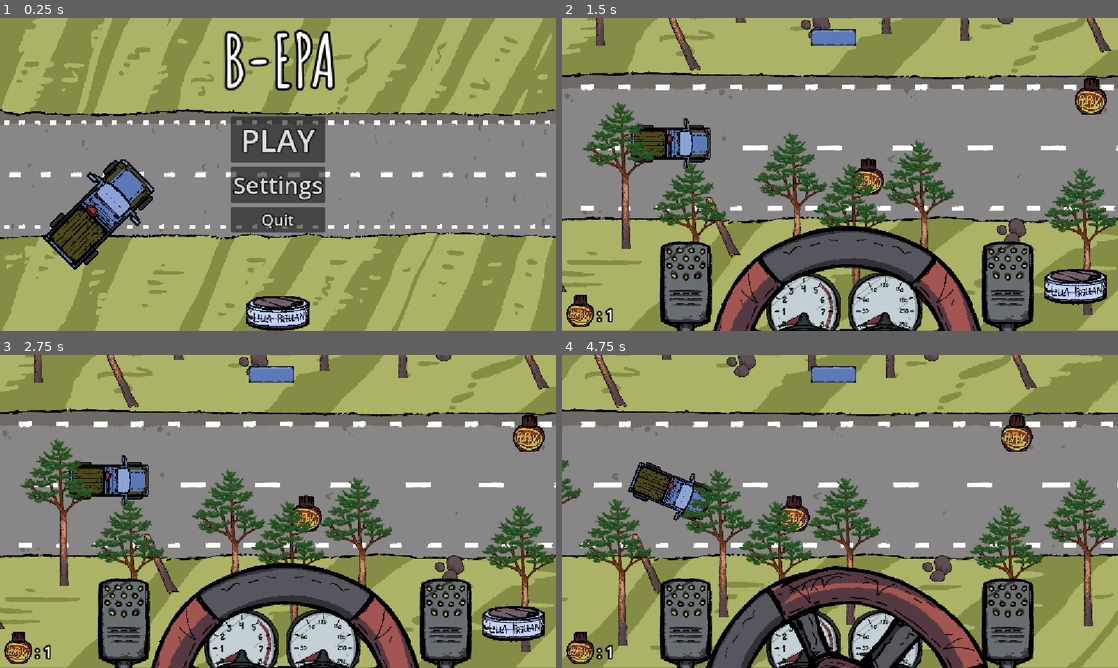
Above: before the commit, frames 1-4 (two rows, left to right).
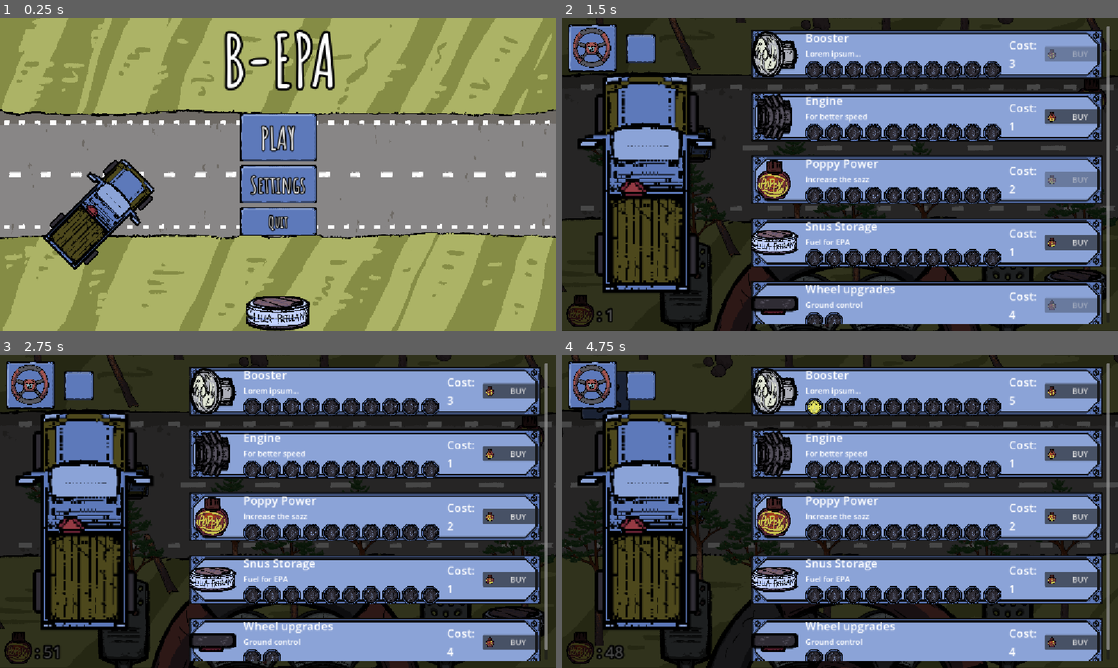
Above: after the commit, the same moments.

Repository: midenfors/project-epa
Game: Godot game, scene res://Scenes/UI/main_menu.tscn
Two runs of this game, one before a commit and one after it. Both use one fixed random seed, a clock stepped at 60 frames per second and the inputs below. The engine's default icon, where the game draws it, is replaced by a stand-in: a white triangle on a blue panel in a dark square.
Inputs (mouse positions are in pixels of both pictures, inside the frame that each line leads up to; where the layout moved, square brackets give the same spot in the first picture):
- Up to frame 1 (0.25 s): no input
- Up to frame 2 (1.5 s): click "PLAY" at 0.5 s; click (606, 58) [834, 36] at 1.25 s
- Up to frame 3 (2.75 s): click (77, 386) at 2.02 s
- Up to frame 4 (4.75 s): click (1073, 389) at 2.75 s, where only the run after the commit has a clickable "BUY"; click (1006, 633) at 3.5 s; hold S (Turn Right) from 4.28 s (still down); hold Space (Boost) from 4.28 s (still down)

The runs differ from the first frame. In frame 1, 6.0% of the frame differs, in the area x 41-59%, y 30-70%; in frame 2, 96%; in frame 3, 96%; in frame 4, 97%, in the area x 0-100%, y 0-100%.

Commit message:
added more touch controls support

Diff:
--- /dev/null
+++ b/Resources/main-buttons.tres
@@ -0,0 +1,32 @@
+[gd_resource type="Theme" format=3 uid="uid://cxb3kvws7iov1"]
+
+[ext_resource type="FontFile" uid="uid://dxg5qwusf6mwk" path="res://Assets/Fonts/Amatic_SC/AmaticSC-Bold.ttf" id="1_7hm8r"]
+[ext_resource type="Texture2D" uid="uid://df4jvpou6f0fg" path="res://Assets/Art/Buy Button.png" id="1_qnf1k"]
+
+[sub_resource type="StyleBoxTexture" id="StyleBoxTexture_p0clf"]
+texture = ExtResource("1_qnf1k")
+texture_margin_left = 9.532514
+texture_margin_top = 9.172795
+texture_margin_right = 9.712372
+texture_margin_bottom = 8.273502
+
+[sub_resource type="StyleBoxTexture" id="StyleBoxTexture_1avxl"]
+texture = ExtResource("1_qnf1k")
+texture_margin_left = 9.532514
+texture_margin_top = 9.172795
+texture_margin_right = 9.712372
+texture_margin_bottom = 8.273502
+
+[sub_resource type="StyleBoxTexture" id="StyleBoxTexture_yke77"]
+texture = ExtResource("1_qnf1k")
+texture_margin_left = 9.532514
+texture_margin_top = 9.172795
+texture_margin_right = 9.712372
+texture_margin_bottom = 8.273502
+region_rect = Rect2(0, 0, 95, 36)
+
+[resource]
+Button/fonts/font = ExtResource("1_7hm8r")
+Button/styles/focus = SubResource("StyleBoxTexture_p0clf")
+Button/styles/hover = SubResource("StyleBoxTexture_1avxl")
+Button/styles/normal = SubResource("StyleBoxTexture_yke77")
--- a/Scenes/UI/hud.tscn
+++ b/Scenes/UI/hud.tscn
@@ -20,7 +20,9 @@
 [ext_resource type="Script" uid="uid://w5gl52gct288" path="res://Scripts/end_screen.gd" id="11_cna6x"]
 [ext_resource type="Texture2D" uid="uid://dsyimaf87drrm" path="res://Assets/Art/Car_Engine3.png" id="12_k24i8"]
 [ext_resource type="PackedScene" uid="uid://jlu1jv40kyf0" path="res://Scenes/car.tscn" id="18_qff6j"]
-[ext_resource type="Texture2D" uid="uid://df4jvpou6f0fg" path="res://Assets/Art/Buy Button.png" id="19_e17ao"]
+[ext_resource type="Theme" uid="uid://cxb3kvws7iov1" path="res://Resources/main-buttons.tres" id="19_e17ao"]
+[ext_resource type="Texture2D" uid="uid://c3do4pebinvxk" path="res://Assets/Art/Craft Icon.png" id="20_0hfmd"]
+[ext_resource type="Texture2D" uid="uid://b7uhvs4ofyqjc" path="res://builds/web/index.png" id="20_pc4p0"]
 
 [sub_resource type="Gradient" id="Gradient_7wqu8"]
 offsets = PackedFloat32Array(1)
@@ -157,7 +159,6 @@
 text = ": 999"
 
 [node name="UpgradeMenu" type="Control" parent="Dashboard" unique_id=1791634231]
-visible = false
 z_index = 5
 layout_mode = 1
 anchors_preset = 15
@@ -283,17 +284,36 @@
 scale = Vector2(1.9221945, 1.9221945)
 faux = true
 
-[node name="UpgradeButton" type="TextureButton" parent="Dashboard" unique_id=1532862498]
-layout_mode = 1
-anchors_preset = 5
-anchor_left = 0.5
-anchor_right = 0.5
-offset_left = -61.0
-offset_top = 23.0
-offset_right = 34.0
-offset_bottom = 59.0
-grow_horizontal = 2
-texture_normal = ExtResource("19_e17ao")
+[node name="CloseUpgrButton" type="Button" parent="Dashboard/UpgradeMenu" unique_id=1538800355]
+layout_mode = 0
+offset_left = 13.0
+offset_top = 12.0
+offset_right = 113.0
+offset_bottom = 112.0
+theme = ExtResource("19_e17ao")
+icon = ExtResource("10_8c63k")
+expand_icon = true
+
+[node name="CheatButton" type="Button" parent="Dashboard/UpgradeMenu" unique_id=1116904972]
+layout_mode = 0
+offset_left = 132.0
+offset_top = 34.0
+offset_right = 194.0
+offset_bottom = 94.0
+theme = ExtResource("19_e17ao")
+icon = ExtResource("20_pc4p0")
+expand_icon = true
+
+[node name="UpgradeButton" type="Button" parent="Dashboard" unique_id=641129064]
+layout_mode = 1
+offset_left = 40.0
+offset_top = 34.0
+offset_right = 141.79716
+offset_bottom = 134.55371
+focus_mode = 0
+theme = ExtResource("19_e17ao")
+icon = ExtResource("20_0hfmd")
+expand_icon = true
 
 [node name="PauseScreen" type="Control" parent="." unique_id=1957676972]
 process_mode = 3
@@ -424,6 +444,9 @@
 action_up = &"Turn Left"
 action_down = &"Turn Right"
 
+[connection signal="pressed" from="Dashboard/UpgradeMenu/CloseUpgrButton" to="." method="_on_close_upgr_button_pressed"]
+[connection signal="pressed" from="Dashboard/UpgradeMenu/CheatButton" to="." method="_on_cheat_button_pressed"]
+[connection signal="pressed" from="Dashboard/UpgradeButton" to="." method="_on_upgrade_button_pressed"]
 [connection signal="pressed" from="PauseScreen/MarginContainer/VBoxContainer/ResumeBtn" to="PauseScreen" method="_on_resume_btn_pressed"]
 [connection signal="pressed" from="PauseScreen/MarginContainer/VBoxContainer/MenuBtn" to="PauseScreen" method="_on_menu_btn_pressed"]
 [connection signal="pressed" from="PauseScreen/MarginContainer/VBoxContainer/QuitBtn" to="PauseScreen" method="_on_quit_btn_pressed"]
--- a/Scenes/UI/main_menu.tscn
+++ b/Scenes/UI/main_menu.tscn
@@ -1,6 +1,7 @@
 [gd_scene format=3 uid="uid://saqv4pskbbjo"]
 
 [ext_resource type="Script" uid="uid://bdbb072wtom2m" path="res://Scripts/UI/button.gd" id="1_5wsvm"]
+[ext_resource type="Theme" uid="uid://cxb3kvws7iov1" path="res://Resources/main-buttons.tres" id="1_gih0s"]
 [ext_resource type="Texture2D" uid="uid://dggjygmr5n17p" path="res://Assets/Art/Background1.png" id="1_mrfpk"]
 [ext_resource type="FontFile" uid="uid://dxg5qwusf6mwk" path="res://Assets/Fonts/Amatic_SC/AmaticSC-Bold.ttf" id="1_u7lva"]
 [ext_resource type="Texture2D" uid="uid://cyn202pcky0er" path="res://Assets/Art/Snusdossa.png" id="2_i2xx2"]
@@ -14,6 +15,7 @@
 anchor_bottom = 1.0
 grow_horizontal = 2
 grow_vertical = 2
+theme = ExtResource("1_gih0s")
 
 [node name="BG" type="TextureRect" parent="." unique_id=294852953]
 layout_mode = 1
--- a/Scripts/hud.gd
+++ b/Scripts/hud.gd
@@ -53,3 +53,16 @@
 func hide_end_state() -> void:
 	$EndScreen.hide()
 	get_tree().paused = false
+
+func _on_upgrade_button_pressed() -> void:
+	show_upgrades()
+	$Dashboard/UpgradeButton.hide()
+
+
+func _on_close_upgr_button_pressed() -> void:
+	hide_upgrades()
+	$Dashboard/UpgradeButton.show()
+
+
+func _on_cheat_button_pressed() -> void:
+	Global.increase_poppy(50)
